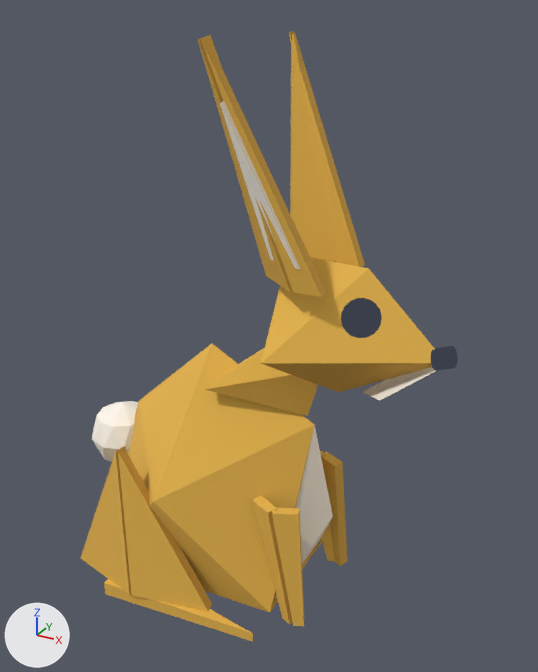
The glTF model models/foldlings/foldling_rabbit_rare.glb, before and after one commit.
Rendered twice from a 50 mm lens placed at (0.0433, -0.0742, 0.0739), pointed at (0.0017, 0.0014, 0.0361). Every picture has the same lights, and +X, +Y and +Z are marked at lower left. The older version comes first. Where no turn or scale is listed for an object, it has been applied to the vertices. Vertices at exactly the same position are counted once.

The first picture shows 'body', 'ear_l', 'ear_r', 'head', 'leg_bl', 'leg_fl', 'leg_fr'.
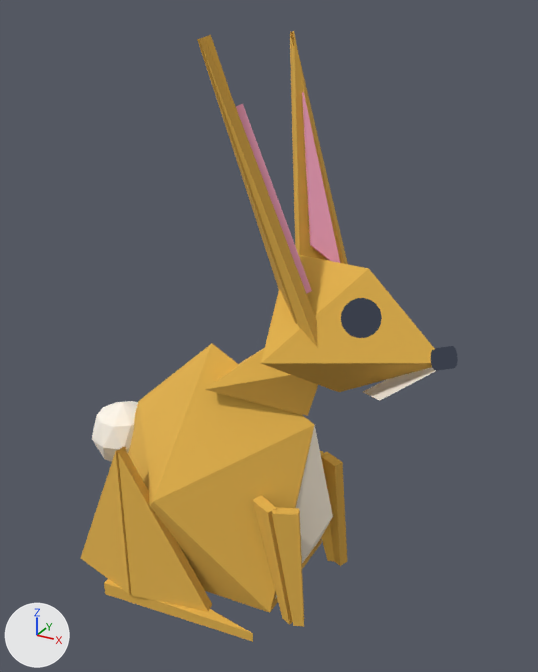
Changed parts and their boxes (x1, y1, x2, y2) in the pictures (538 x 672 px):
'ear_l', reshaped
    before: (198, 35, 326, 297)
    after: (197, 35, 318, 348)
'ear_r', reshaped
    before: (289, 31, 365, 267)
    after: (290, 31, 348, 264)
part 1 of me_ear_l, rebuilt (12% taller)
    before: (198, 35, 293, 293)
    after: (197, 35, 297, 324)
part 2 of me_ear_l, rebuilt (12% taller)
    before: (220, 101, 300, 270)
    after: (236, 104, 312, 294)
part 3 of me_ear_l, rebuilt
    before: (201, 37, 326, 297)
    after: (199, 37, 318, 348)
part 4 of me_ear_r, rebuilt
    before: (290, 31, 337, 262)
    after: (290, 31, 327, 260)
part 5 of me_ear_r, rebuilt (not visible before)
    after: (302, 91, 340, 263)
part 6 of me_ear_r, rebuilt
    before: (289, 32, 365, 267)
    after: (290, 32, 348, 264)

Patch to the scene script:
```diff
--- a/models/foldlings/foldling_rabbit_rare.glb.py
+++ b/models/foldlings/foldling_rabbit_rare.glb.py
@@ mat_pink @@
+mat_pink = principled_material('pink')
+mat_pink.base_color = (0.922, 0.376, 0.527)  # pink #f6a5c0
+mat_pink.roughness = 0.95
@@ me_ear_l @@
 # used by ob_ear_l; location = (0.0081, -0.004, 0.0471)
-me_ear_l.from_pydata(...)  # 18 vertices, 24 faces; spans x -0.008..0.0042, y -0.006..0.0021, z -0.0015..0.0245
+me_ear_l.from_pydata(...)  # 18 vertices, 24 faces; spans x -0.0082..0.0047, y -0.0059..0.0027, z -0.0095..0.0245
+# me_ear_l part 1: the loose piece of 6 vertices spanning x -0.008..0.0013, y -0.0058..0.0021, z -0.0015..0.0245 is rebuilt with 6 vertices and now spans x -0.0082..0.0024, y -0.0057..0.0027, z -0.0065..0.0245
+# me_ear_l part 2: the loose piece of 6 vertices spanning x -0.0058..0.002, y -0.0057..-0.001, z 0.0015..0.0185 is rebuilt with 6 vertices and now spans x -0.0053..0.0021, y -0.0035..0.0014, z -0.002..0.018, in mat_pink (pink #f6a5c0)
+# me_ear_l part 3: the loose piece of 6 vertices spanning x -0.0077..0.0042, y -0.006..-0.0007, z -0.0014..0.0243 is rebuilt with 6 vertices and now spans x -0.0078..0.0047, y -0.0059..-0.0003, z -0.0095..0.0244
 me_ear_l.materials.append(mat_gold)
 me_ear_l.materials.append(mat_gold_shade)
-me_ear_l.materials.append(mat_paper)  # white #fff8ec
-me_ear_l.materials.append(mat_paper_shade)  # pale yellow #e8ddcb
+me_ear_l.materials.append(mat_pink)  # pink #f6a5c0
@@ me_ear_r @@
 # used by ob_ear_r; location = (0.0081, 0.004, 0.0471)
-me_ear_r.from_pydata(...)  # 18 vertices, 24 faces; spans x -0.008..0.0042, y -0.0021..0.006, z -0.0015..0.0245
+me_ear_r.from_pydata(...)  # 18 vertices, 24 faces; spans x -0.0082..0.0047, y -0.0027..0.0059, z -0.0095..0.0245
+# me_ear_r part 4: the loose piece of 6 vertices spanning x -0.008..0.0013, y -0.0021..0.0058, z -0.0015..0.0245 is rebuilt with 6 vertices and now spans x -0.0082..0.0024, y -0.0027..0.0057, z -0.0065..0.0245
+# me_ear_r part 5: the loose piece of 6 vertices spanning x -0.0058..0.002, y 0.001..0.0057, z 0.0015..0.0185 is rebuilt with 6 vertices and now spans x -0.0053..0.0021, y -0.0014..0.0035, z -0.002..0.018, in mat_pink (pink #f6a5c0)
+# me_ear_r part 6: the loose piece of 6 vertices spanning x -0.0077..0.0042, y 0.0007..0.006, z -0.0014..0.0243 is rebuilt with 6 vertices and now spans x -0.0078..0.0047, y 0.0003..0.0059, z -0.0095..0.0244
 me_ear_r.materials.append(mat_gold)
 me_ear_r.materials.append(mat_gold_shade)
-me_ear_r.materials.append(mat_paper)  # white #fff8ec
-me_ear_r.materials.append(mat_paper_shade)  # pale yellow #e8ddcb
+me_ear_r.materials.append(mat_pink)  # pink #f6a5c0
```
